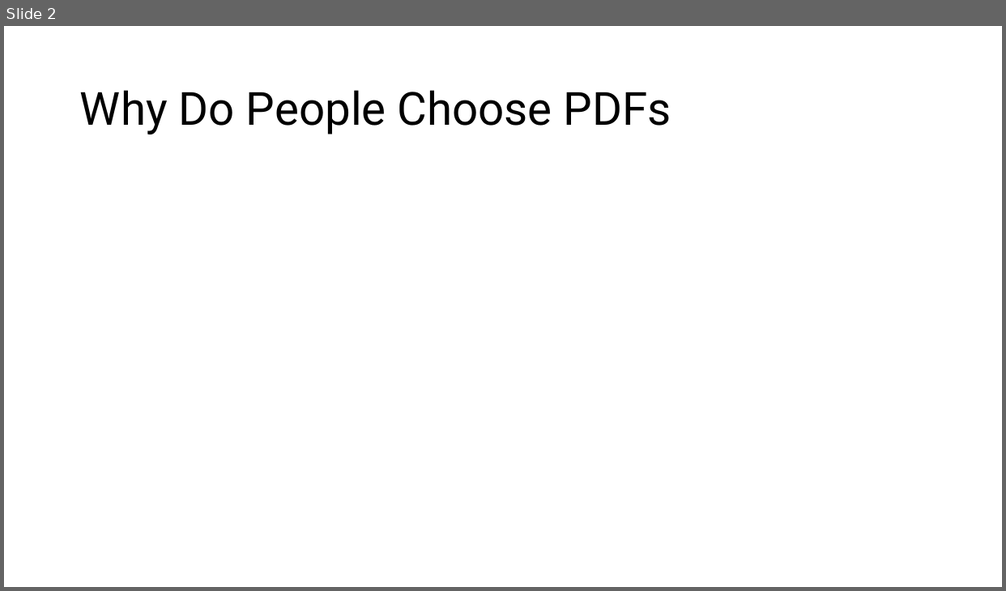
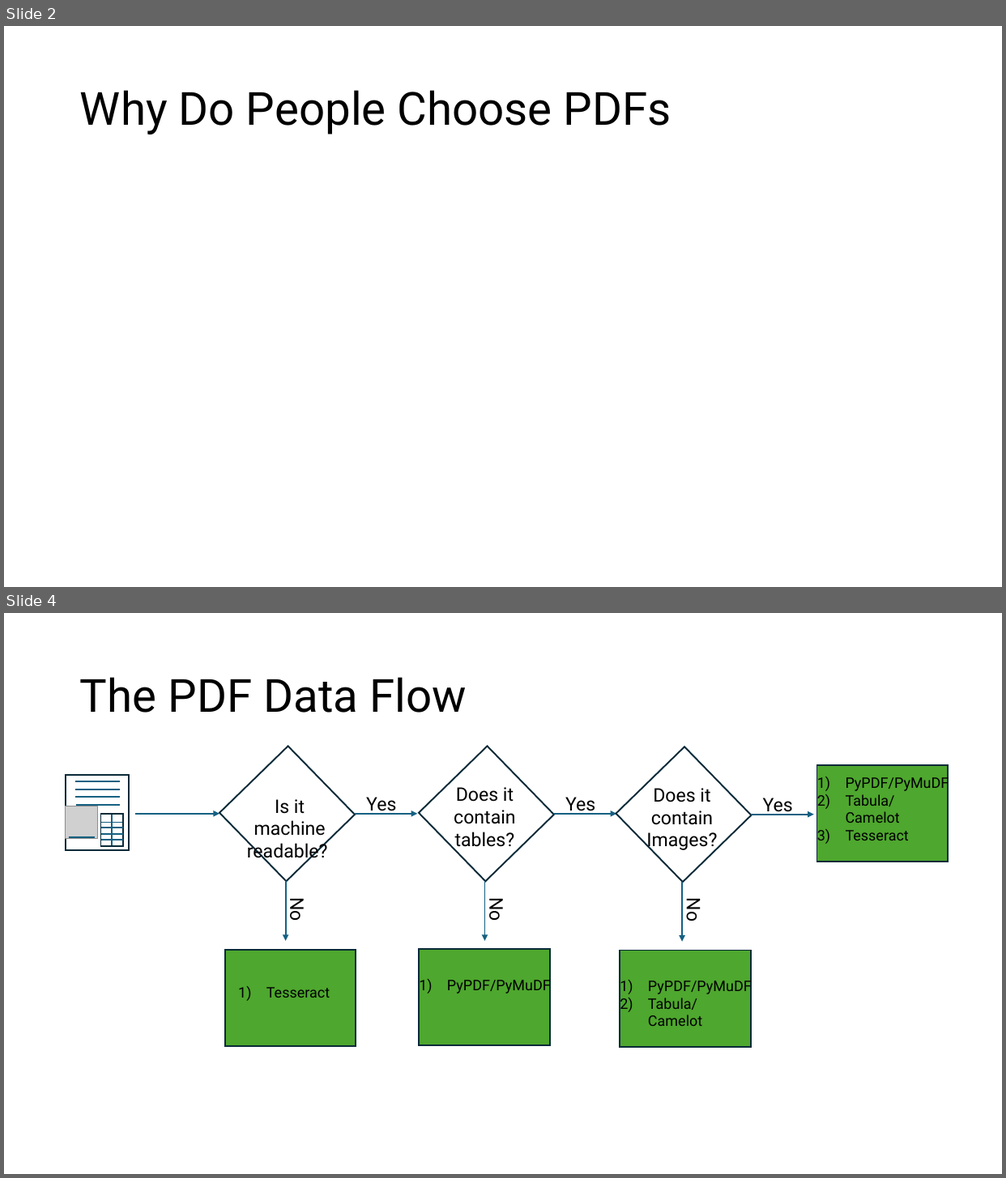
Before and after one commit to mpdubbin/python-frederick-pdf-text-extraction-20240814, a slide deck: Frederick Python Meetup.pptx. Shown one above the other, each under a label of ours: slide 2 before the commit, slides 2 and 4 after it; the slides between them are not shown. The pictures are 1006x591 and 1006x1178 pixels, drawn with LibreOffice and Linux fonts; fonts in the diff are those of the drawing; grey boxes stand for pictures. Boxes give left, top, right and bottom in pixels: in the first picture for what was removed or moved away, otherwise in the second. Text is boxed around its words. In the diff, an @@ line names an element or a change of style, - is before the commit and + after.

Commit message:
Created powerpoint file for images.

```diff
--- a/Frederick Python Meetup.pptx
+++ b/Frederick Python Meetup.pptx
@@ slide 4 added at (x1=4, y1=613, x2=1002, y2=1174), background #FFFFFF @@
@@ title added at (x1=80, y1=677, x2=466, y2=713), 44 pt, text #000000 @@
+The PDF Data Flow
@@ rectangle added at (x1=219, y1=746, x2=355, y2=881), fill #FFFFFF, outline #092A39 1.5 pt @@
@@ rectangle added at (x1=419, y1=746, x2=555, y2=881), fill #FFFFFF, outline #092A39 1.5 pt @@
@@ rectangle added at (x1=616, y1=747, x2=752, y2=882), fill #FFFFFF, outline #092A39 1.5 pt @@
@@ rectangle added at (x1=817, y1=766, x2=948, y2=862), fill #4EA72E, outline #092A39 1.5 pt @@
@@ text added at (x1=846, y1=775, x2=949, y2=841), 14 pt, text #000000 @@
+1) PyPDF/PyMuDF
+2) Tabula/Camelot
+3) Tesseract
@@ text added at (x1=247, y1=799, x2=328, y2=862), 18 pt, text #000000 @@
+Is it machine readable?
@@ text added at (x1=366, y1=797, x2=396, y2=815), 18 pt, text #000000 @@
+Yes
@@ text added at (x1=454, y1=787, x2=515, y2=850), 18 pt, text #000000 @@
+Does it contain tables?
@@ text added at (x1=565, y1=797, x2=595, y2=815), 18 pt, text #000000 @@
+Yes
@@ text added at (x1=646, y1=788, x2=717, y2=851), 18 pt, text #000000 @@
+Does it contain Images?
@@ text added at (x1=763, y1=798, x2=793, y2=815), 18 pt, text #000000 @@
+Yes
@@ arrow added from (135, 814) to (219, 814), #156082 1.5 pt @@
@@ arrow added from (355, 814) to (417, 814), #156082 1.5 pt @@
@@ arrow added from (554, 814) to (616, 814), #156082 1.5 pt @@
@@ arrow added from (751, 815) to (814, 815), #156082 1.5 pt @@
@@ group added at (x1=66, y1=775, x2=130, y2=850): 10 lines, 2 rectangles, 1 picture @@
@@ text added at (x1=285, y1=900, x2=309, y2=921), 18 pt, text #000000 @@
+No
@@ arrow added from (286, 882) to (286, 941), #156082 1.5 pt @@
@@ arrow added from (484, 882) to (484, 941), #156082 1.5 pt @@
@@ text added at (x1=484, y1=900, x2=509, y2=921), 18 pt, text #000000 @@
+No
@@ arrow added from (682, 883) to (682, 942), #156082 1.5 pt @@
@@ text added at (x1=682, y1=901, x2=706, y2=922), 18 pt, text #000000 @@
+No
@@ rectangle added at (x1=225, y1=950, x2=356, y2=1046), fill #4EA72E, outline #092A39 1.5 pt @@
@@ rectangle added at (x1=419, y1=949, x2=550, y2=1046), fill #4EA72E, outline #092A39 1.5 pt @@
@@ rectangle added at (x1=620, y1=951, x2=750, y2=1047), fill #4EA72E, outline #092A39 1.5 pt @@
@@ text added at (x1=266, y1=987, x2=330, y2=998), 14 pt, text #000000 @@
+1) Tesseract
@@ text added at (x1=447, y1=977, x2=551, y2=995), 14 pt, text #000000 @@
+1) PyPDF/PyMuDF
@@ text added at (x1=648, y1=978, x2=752, y2=1026), 14 pt, text #000000 @@
+1) PyPDF/PyMuDF
+2) Tabula/Camelot
```
Also in this commit, not shown: 1 slide changed.
